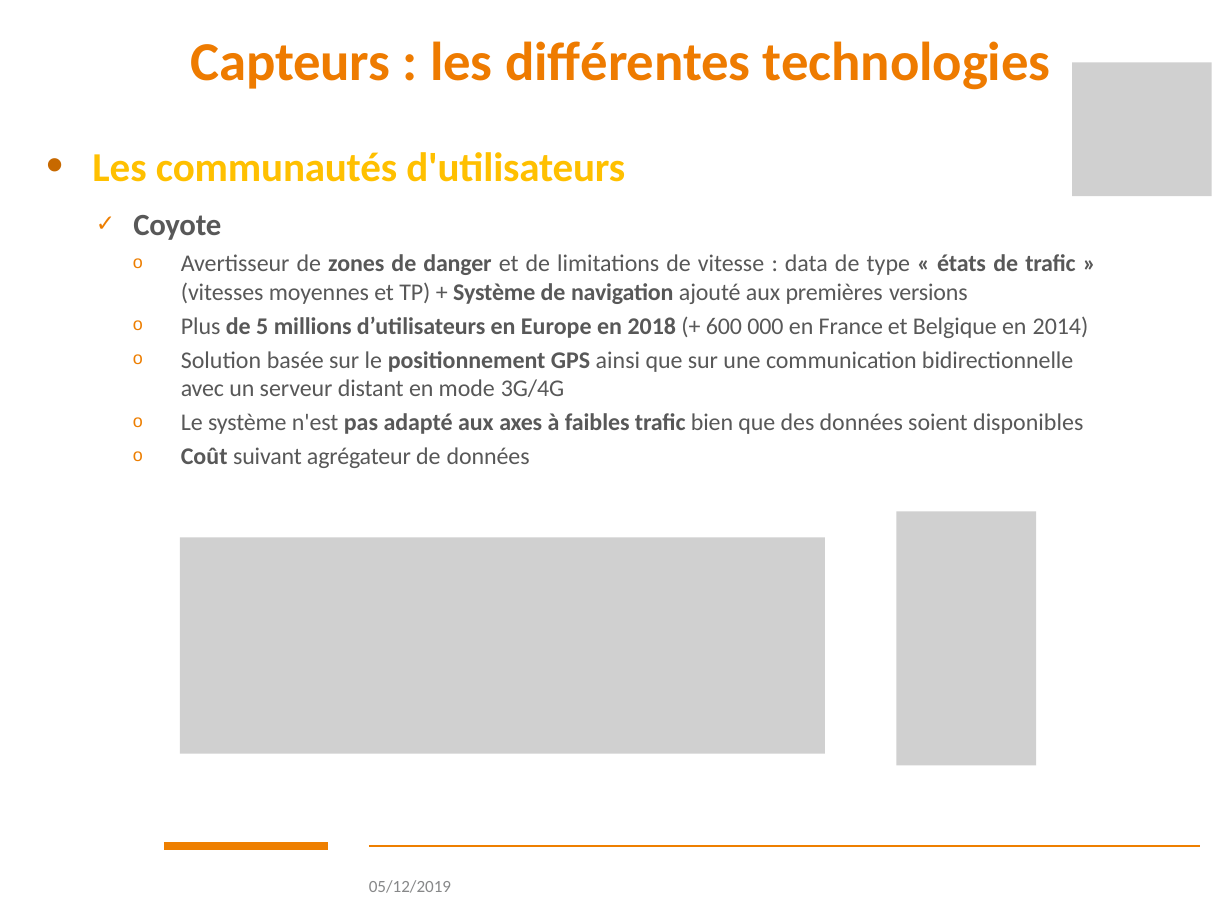
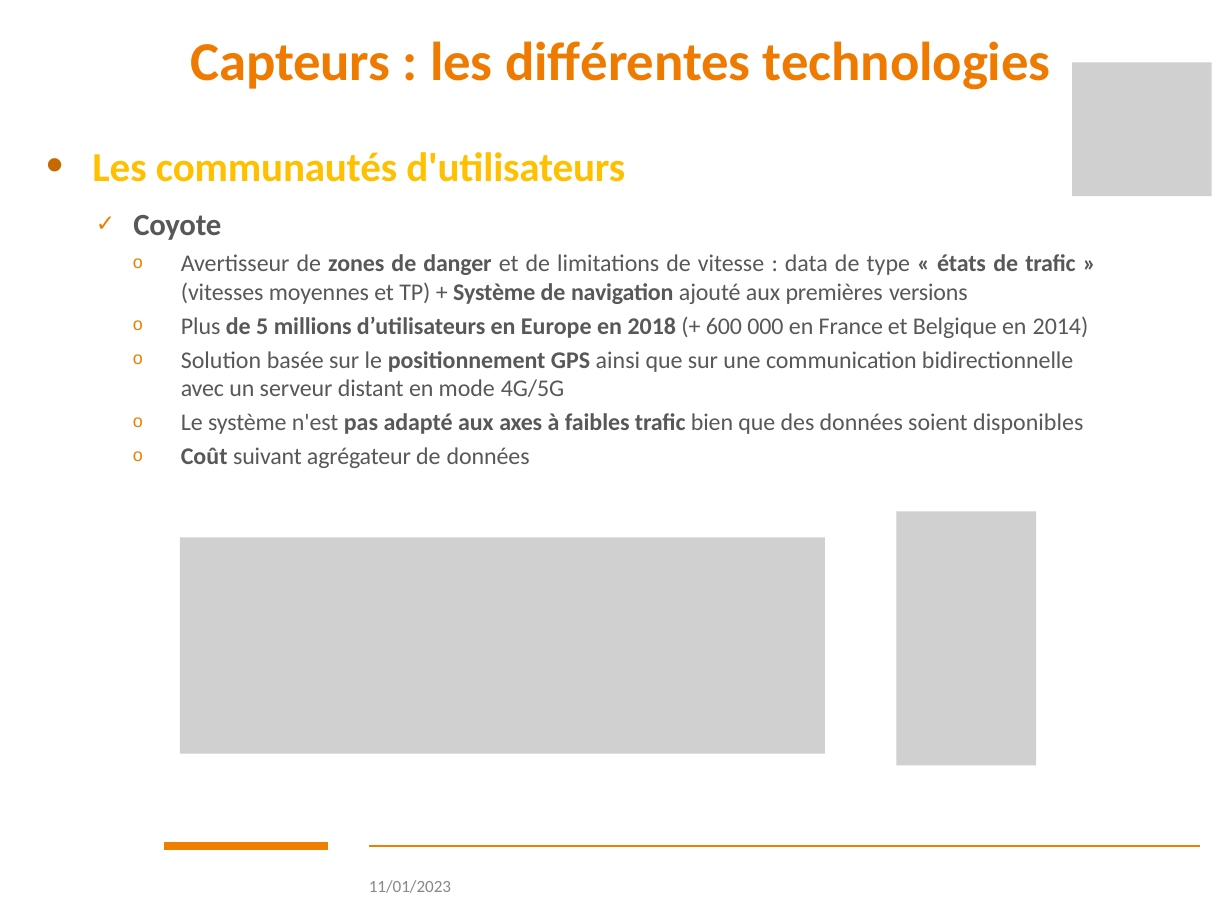
Before and after one commit to luks42/TP_A20_A89, a slide deck: slide 53 of 3_Recueil_donnees.pptx. Drawn at 1232x924 pixels with LibreOffice and Linux fonts; fonts in the diff are those of the drawing; grey boxes stand for pictures; background and template pictures are left out. Boxes give left, top, right and bottom in pixels: in the first picture for what was removed or moved away, otherwise in the second. Text is boxed around its words. In the diff, an @@ line names an element or a change of style, - is before the commit and + after.

```diff
--- a/3_Recueil_donnees.pptx
+++ b/3_Recueil_donnees.pptx
@@ text at bbox=[181, 351, 1073, 397]: text changed @@
-    o Solution basée sur le positionnement GPS ainsi que sur une communication bidirectionnelle avec un serveur distant en mode 3G/4G
+    o Solution basée sur le positionnement GPS ainsi que sur une communication bidirectionnelle avec un serveur distant en mode 4G/5G
@@ text at bbox=[369, 880, 451, 893]: text changed @@
-05/12/2019
+11/01/2023
```
Also in this commit, not shown: 64 other slides changed, 2 slides removed, 1 other file.
